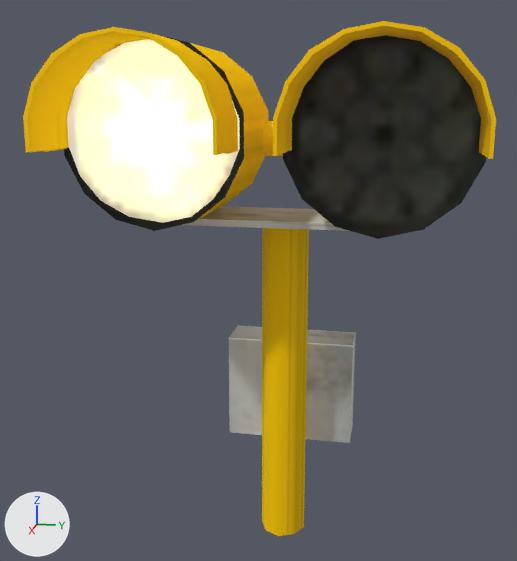
Renders of the Blender file PackageSources/Scenery/airport-rkpk-busan/modellib/wigwag/wigwag.blend from each side of a commit.
One viewpoint serves both versions: a 50 mm lens placed at (1.848, 0.299, 1.193), pointed at (0.093, -0.052, 0.754). The lights are fixed; the arrows at lower left show +X, +Y and +Z.

In view in the first picture: 'body', 'wigwag'.
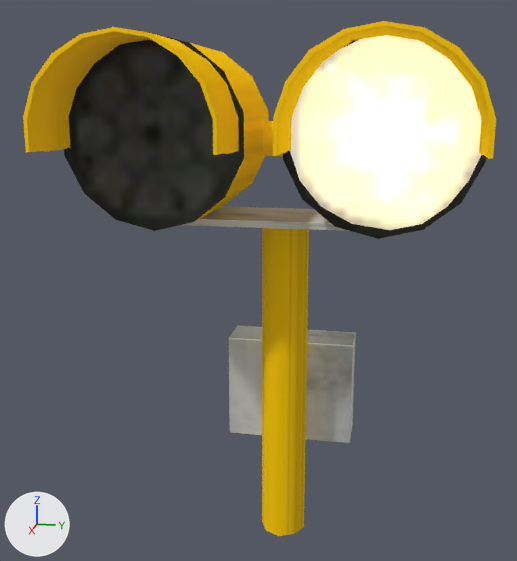
Boxes [x1, y1, x2, y2] around the edits, measured in the pictures (517 x 561 px):
'wigwag', moved: before [67, 40, 240, 223]; after [290, 35, 482, 230]

Patch to the scene script:
```diff
--- a/PackageSources/Scenery/airport-rkpk-busan/modellib/wigwag/wigwag.blend.py
+++ b/PackageSources/Scenery/airport-rkpk-busan/modellib/wigwag/wigwag.blend.py
@@ ob_wigwag @@
 ob_wigwag = bpy.data.objects.new('wigwag', me_meshid1_name)
-ob_wigwag.location = (0.0, 0.0, 1.13)
+ob_wigwag.location = (0.0, 0.52, 1.13)
```
